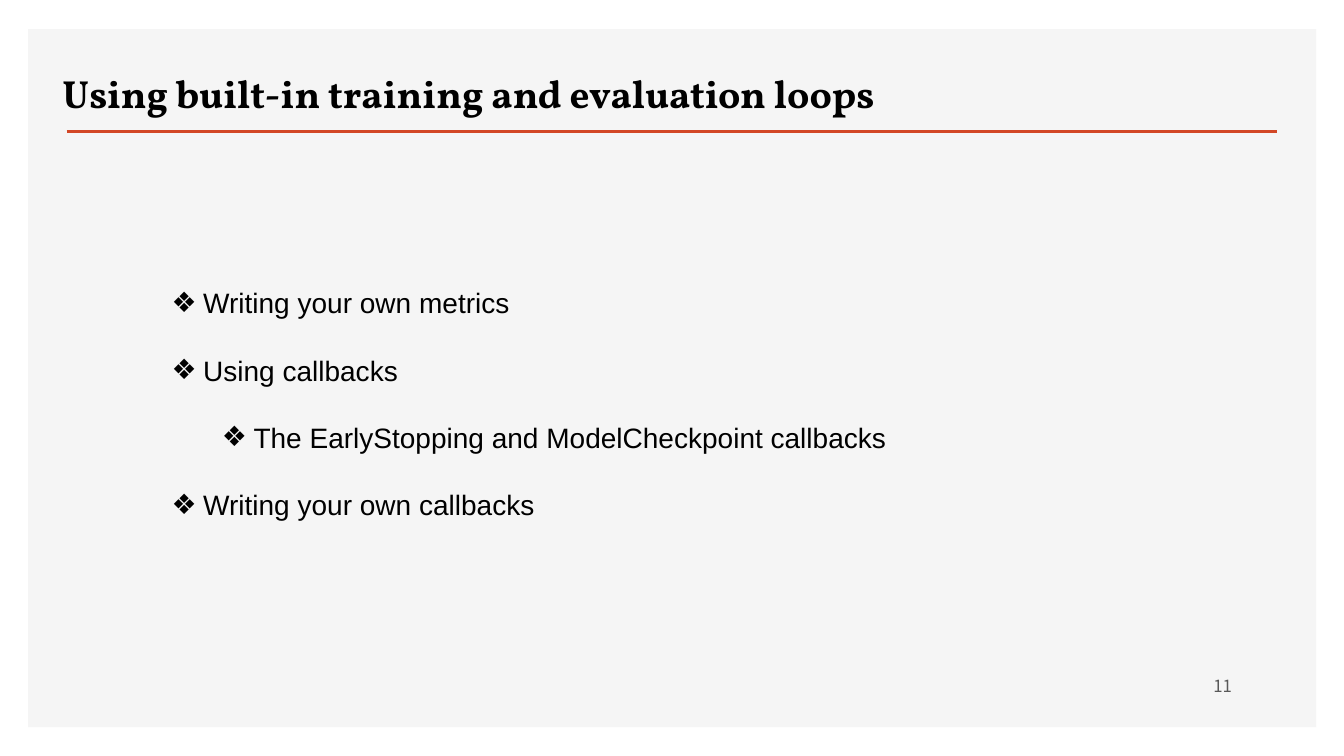
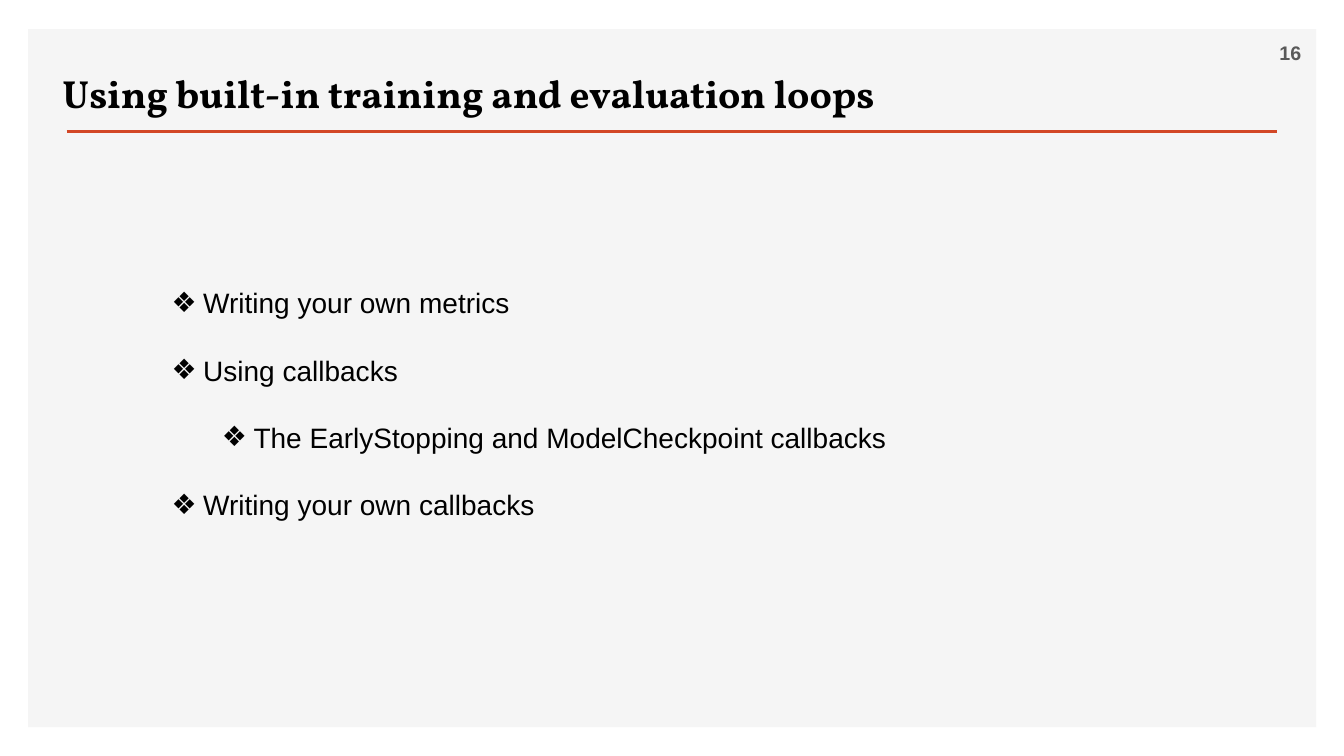
Before and after one commit to ancestor9/2026_Fall_Deep-Learning-with-Python, a slide deck: slide 16 of Chapter 07 A deep dive on Keras.pptx (slide 11 before the commit). Drawn at 1344x756 pixels with LibreOffice and Linux fonts; fonts in the diff are those of the drawing; background and template pictures are left out. Boxes give left, top, right and bottom in pixels: in the first picture for what was removed or moved away, otherwise in the second. Text is boxed around its words. In the diff, an @@ line names an element or a change of style, - is before the commit and + after.

```diff
--- a/Chapter 07 A deep dive on Keras.pptx
+++ b/Chapter 07 A deep dive on Keras.pptx
@@ page number added at (x1=1279, y1=46, x2=1301, y2=60), 14 pt, text #595959, bold @@
+16
@@ page number removed at (x1=1213, y1=679, x2=1232, y2=692) @@
-11
```
Also in this commit, not shown: 8 other slides changed, 5 slides added.
